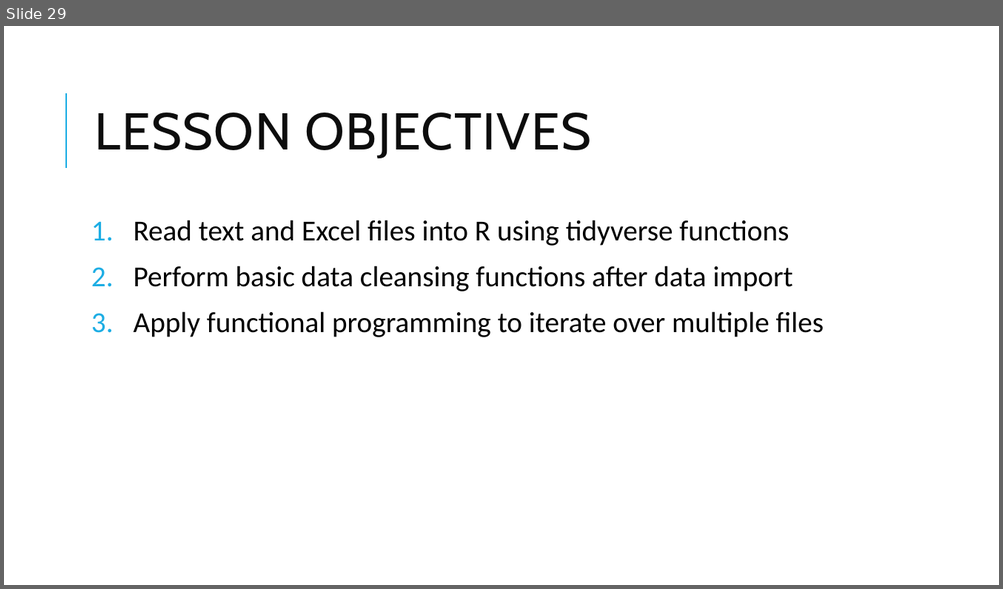
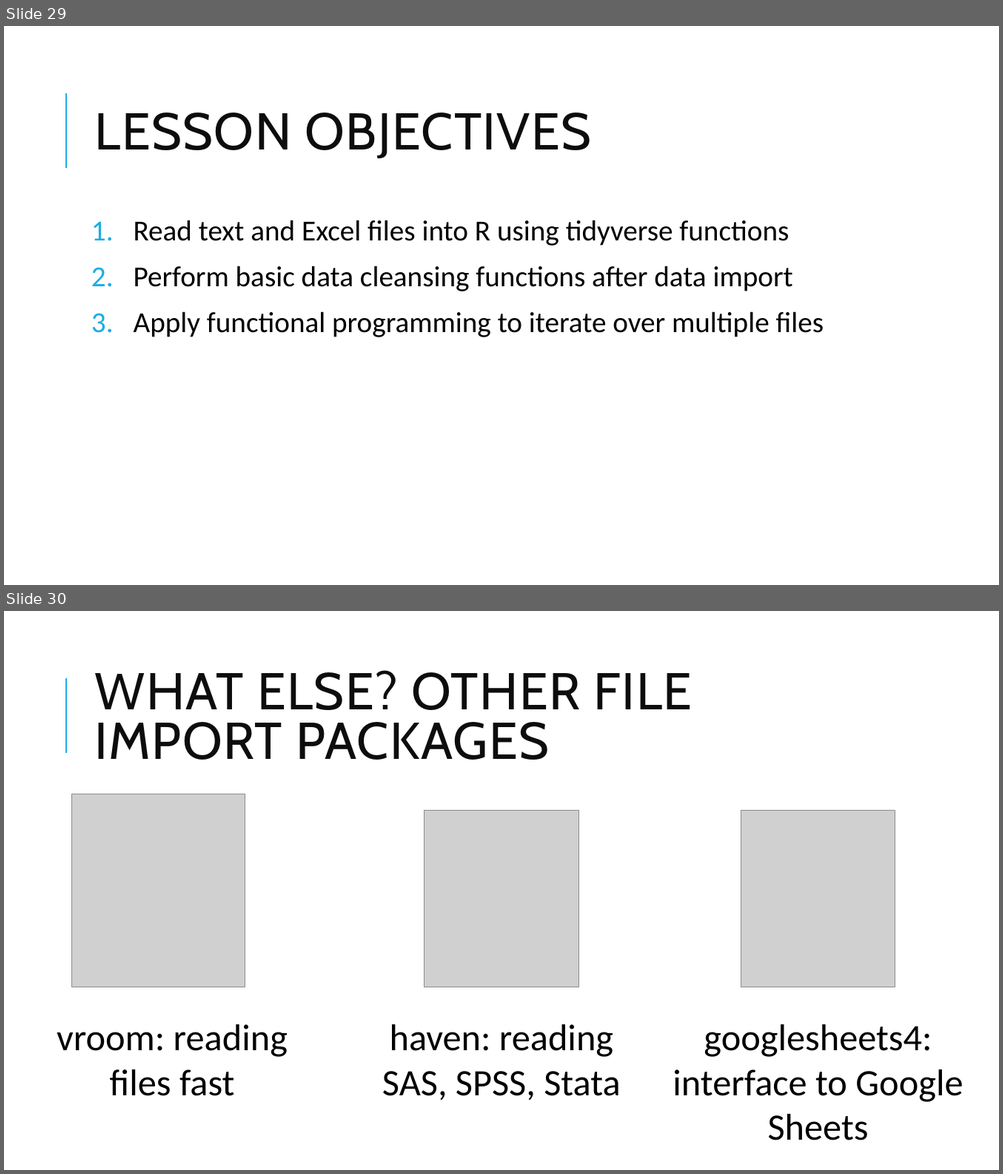
Before and after one commit to pcmathias/databases-dashboards-in-R, a slide deck: slides/04 - Reading Files.pptx. Shown one above the other, each under a label of ours: slide 29 before the commit, slides 29 and 30 after it. The pictures are 1003x589 and 1003x1174 pixels, drawn with LibreOffice and Linux fonts; fonts in the diff are those of the drawing; grey boxes stand for pictures. Boxes give left, top, right and bottom in pixels: in the first picture for what was removed or moved away, otherwise in the second. Text is boxed around its words. In the diff, an @@ line names an element or a change of style, - is before the commit and + after.

Commit message:
add what else slide

```diff
--- a/slides/04 - Reading Files.pptx
+++ b/slides/04 - Reading Files.pptx
@@ slide 30 added at (4, 611, 999, 1170), background #FFFFFF; not listed: 1 template element that a slide beside it also shows @@
@@ title added at (95, 670, 691, 760), 50 pt, text #0D0D0D @@
+WHAT ELSE? OTHER FILE IMPORT PACKAGES
@@ picture added at (72, 794, 245, 988) @@
@@ picture added at (424, 810, 578, 988) @@
@@ picture added at (741, 810, 896, 988) @@
@@ text added at (57, 1025, 287, 1096), 36 pt, text #000000 @@
+vroom: reading files fast
@@ text added at (382, 1025, 620, 1101), 36 pt, text #000000 @@
+haven: reading SAS, SPSS, Stata
@@ text added at (672, 1025, 962, 1141), 36 pt, text #000000 @@
+googlesheets4: interface to Google Sheets
```
